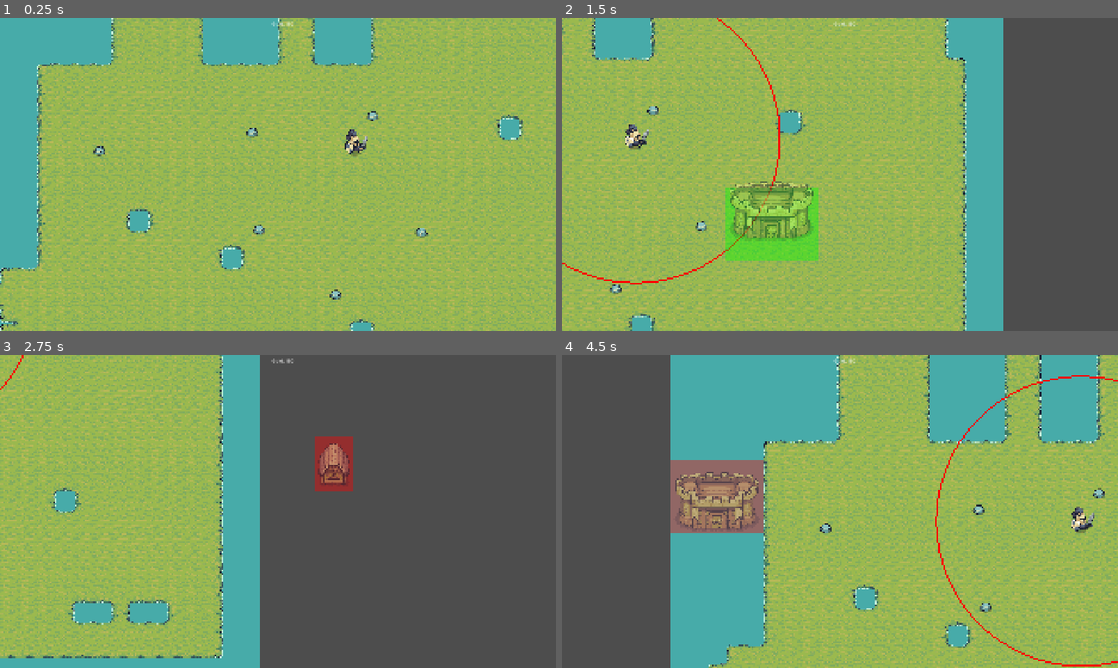
Above: before the commit, frames 1-4 (two rows, left to right).
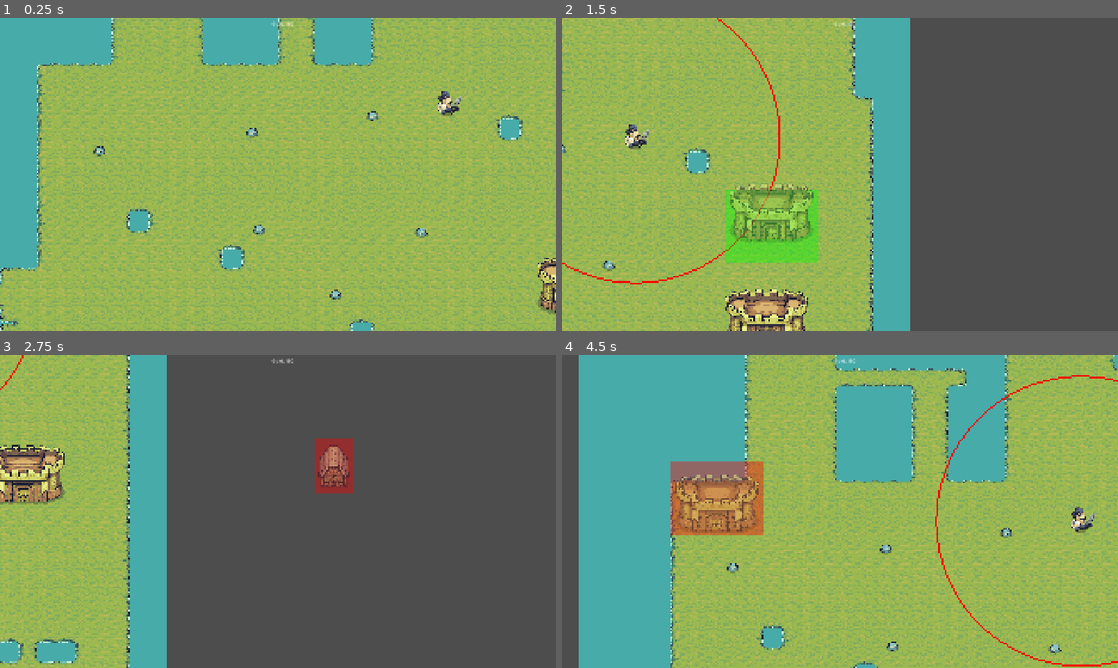
Above: after the commit, the same moments.

Repository: pescmy/tiny-billions
Game: Godot game, scene res://scenes/world/world.tscn
The game is run twice, just before and just after one commit, with the same random seed, the same clock (stepped at 60 frames per second) and the same inputs.
Inputs (mouse positions are in pixels of both pictures, inside the frame that each line leads up to):
- Up to frame 1 (0.25 s): no input
- Up to frame 2 (1.5 s): tap Enter at 0.5 s; move the mouse to (962, 158) at 0.52 s; hold D (right) 0.53-1.28 s; tap Space (find_king) at 0.6 s; click (962, 158) at 0.67 s; move the mouse to (728, 190) at 1.27 s; hold S (down) from 1.28 s (still down); tap 1 at 1.35 s
- Up to frame 3 (2.75 s): move the mouse to (333, 442) at 2.02 s; release S (down) at 2.03 s; hold D (right) from 2.03 s (still down); tap 2 at 2.1 s
- Up to frame 4 (4.5 s): move the mouse to (812, 574) at 2.77 s; release D (right) at 2.78 s; hold W (up) 2.78-3.53 s; tap 3 at 2.85 s; click (812, 574) at 2.92 s; move the mouse to (1006, 558) at 3.52 s; hold A (left) from 3.53 s (still down); tap Space (find_king) at 3.6 s; move the mouse to (673, 464) at 4.27 s; tap 1 at 4.35 s

The runs differ from the first frame. In frame 1, 0.9% of the frame differs, in the area x 62-100%, y 23-95%; in frame 2, 45%; in frame 3, 33%; in frame 4, 58%, in the area x 3-100%, y 0-100%.

Commit message:
add floating text scene for player feedback

Diff:
--- a/data/build_manager.gd
+++ b/data/build_manager.gd
@@ -16,7 +16,7 @@
 
 var building_cost: Dictionary = {
 	"town_centre": 9999,
-	"house": 100,
+	"house": 5,
 	"wall": 5
 }
 
--- a/scenes/buildings/base/towncentre.tscn
+++ b/scenes/buildings/base/towncentre.tscn
@@ -25,3 +25,9 @@
 vertices = PackedVector2Array(126, -71, -120, -71, -140, -50, -131, 88, -81, 112, 80, 109, 132, 85, 138, -10, 142, -53)
 affect_navigation_mesh = true
 carve_navigation_mesh = true
+
+[node name="IncomeTimer" type="Timer" parent="." unique_id=578339275]
+wait_time = 10.0
+autostart = true
+
+[connection signal="timeout" from="IncomeTimer" to="." method="_on_income_timer_timeout"]
--- /dev/null
+++ b/scenes/ui/floating_text.tscn
@@ -0,0 +1,9 @@
+[gd_scene format=3 uid="uid://werbmwdgfipx"]
+
+[ext_resource type="Script" uid="uid://bwebyai2x85vt" path="res://scripts/ui/floating_text.gd" id="1_38qr0"]
+
+[node name="FloatingText" type="Label" unique_id=280946410]
+offset_right = 40.0
+offset_bottom = 23.0
+text = "+5"
+script = ExtResource("1_38qr0")
--- a/scenes/world/world.tscn
+++ b/scenes/world/world.tscn
@@ -6,6 +6,7 @@
 [ext_resource type="TileSet" uid="uid://gi5lu10irlby" path="res://art/WaterLayer.tres" id="3_t5ptc"]
 [ext_resource type="TileSet" uid="uid://dx1x8du2tkvms" path="res://art/FlatGroundLayer.tres" id="4_bq33v"]
 [ext_resource type="PackedScene" uid="uid://do6gcpqj3pwte" path="res://scenes/player/king.tscn" id="6_t5ptc"]
+[ext_resource type="PackedScene" uid="uid://pqvgnqv4iptc" path="res://scenes/buildings/base/towncentre.tscn" id="7_5qq27"]
 [ext_resource type="PackedScene" uid="uid://blvmyghv8pny4" path="res://scenes/world/object.tscn" id="7_bq33v"]
 [ext_resource type="PackedScene" uid="uid://bc4r7ahkouudj" path="res://scenes/ui/debug_ui.tscn" id="9_1yooq"]
 [ext_resource type="PackedScene" uid="uid://bju7lt3vbaa8f" path="res://scenes/ui/economy_ui.tscn" id="10_gb53w"]
@@ -69,10 +70,13 @@
 [node name="Buildings" type="Node2D" parent="WorldNavigation" unique_id=1179630860]
 rotation = 0.0009257914
 
+[node name="TownCentre" parent="WorldNavigation/Buildings" unique_id=1579707852 instance=ExtResource("7_5qq27")]
+position = Vector2(879, 236)
+
 [node name="Characters" type="Node2D" parent="." unique_id=678179957]
 
 [node name="King" parent="Characters" unique_id=1401887729 instance=ExtResource("6_t5ptc")]
-position = Vector2(266, -106)
+position = Vector2(586, -241)
 collision_mask = 28
 
 [node name="GridVisual" parent="." unique_id=1307838698 instance=ExtResource("11_5qq27")]
--- a/scripts/buildings/house.gd
+++ b/scripts/buildings/house.gd
@@ -3,6 +3,9 @@
 @export var grid_size: Vector2i = Vector2i(1, 1)
 @onready var sprite = $Sprite2D
 @onready var collision = $CollisionShape2D
+
+var floating_text: PackedScene = preload("res://scenes/ui/floating_text.tscn")
+
 var gold_produced: int = 100
 
 
@@ -26,3 +29,11 @@
 
 func _on_timer_timeout() -> void:
 	GameManager.add_gold(gold_produced)
+	spawn_gold_popup()
+
+
+func spawn_gold_popup() -> void:
+	var popup = floating_text.instantiate()
+	popup.text = "+ " + str(gold_produced) + " Gold"
+	popup.global_position = global_position + Vector2(20, 0)
+	get_parent().add_child(popup)
--- a/scripts/buildings/towncenter.gd
+++ b/scripts/buildings/towncenter.gd
@@ -3,6 +3,7 @@
 @export var grid_size: Vector2i = Vector2i(1, 1)
 @onready var sprite = $Sprite2D
 @onready var collision = $CollisionShape2D
+var gold_produced: int = 1
 
 
 func _ready() -> void:
@@ -21,3 +22,7 @@
 		Vector2(w, h),
 		Vector2(0, h)
 	])
+
+
+func _on_income_timer_timeout() -> void:
+	GameManager.add_gold(gold_produced)
--- /dev/null
+++ b/scripts/ui/floating_text.gd
@@ -0,0 +1,17 @@
+extends Control
+
+var duration: float = 1.0
+
+
+func _ready() -> void:
+	flash_floating_label()
+
+
+func flash_floating_label() -> void:
+	var tween = create_tween().set_parallel()
+	tween.tween_property(self, "position.y", position.y, duration)
+	# 2. Fade out the opacity (modulate alpha)
+	tween.tween_property(self, "modulate:a", 0.0, duration)
+
+	# 3. Automatically destroy the label when the animations finish
+	tween.chain().tween_callback(queue_free)
Not shown, added: scripts/ui/floating_text.gd.uid
